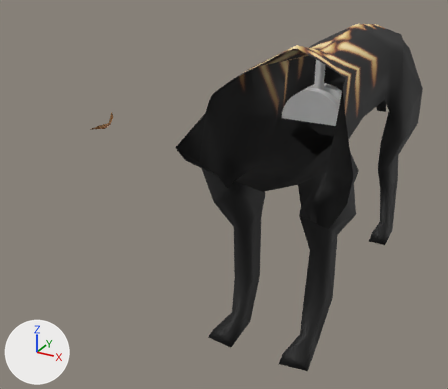
Two versions of the FBX model Fading Light/Assets/DownloadedContent/Cerberus/cerberusoffset.fbx, one commit apart.
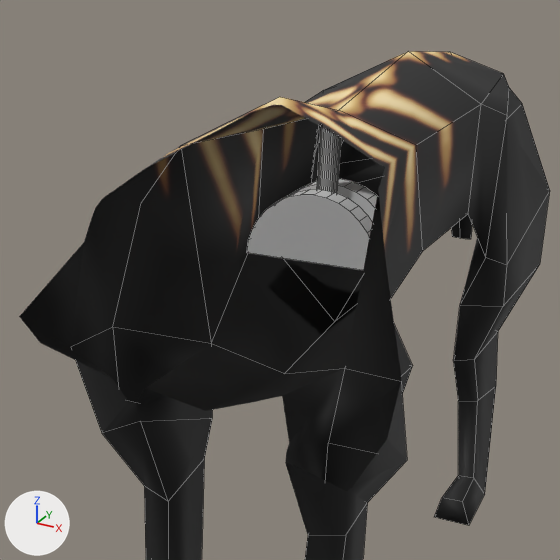
Each version is shown whole from a 50 mm camera at (6.64, -18.25, 5.74) aimed at (-2.21, -2.15, -2.31), then close up on the part from 37% to 95% of the width and 0% to 67% of the height. Arrows for +X, +Y and +Z are at lower left; the lights stay in place. The close-ups show mesh edges as thin lines. Everything nearer to the camera than a plane just in front of the edit is cut away. Where no turn or scale is listed for an object, it has been applied to the vertices.

In view in the first close-up: 'Cerberus', 'Cylinder.001'.
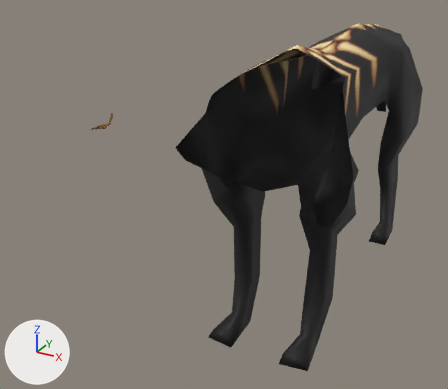
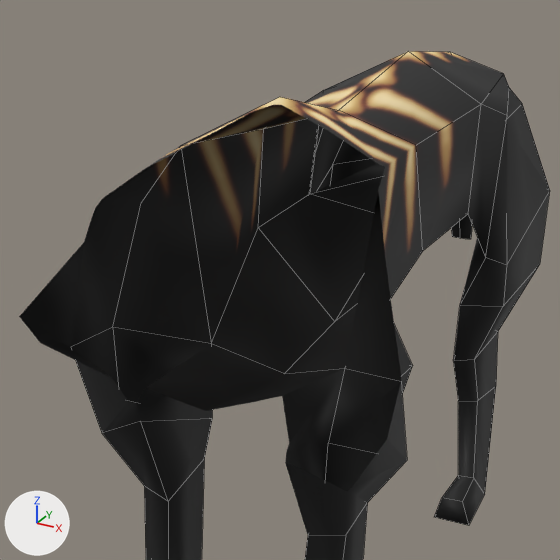
The newer file is also turned or shifted as a whole; pictures and numbers use the older file's frame.

What the commit changed:
Object 'Cylinder.001' (ob_cylinder_001) is deleted.

Boxes (x1, y1, x2, y2) around the edits, measured in the close-ups (560 x 560 px):
'Cylinder.001', deleted: before (247, 127, 377, 270)
